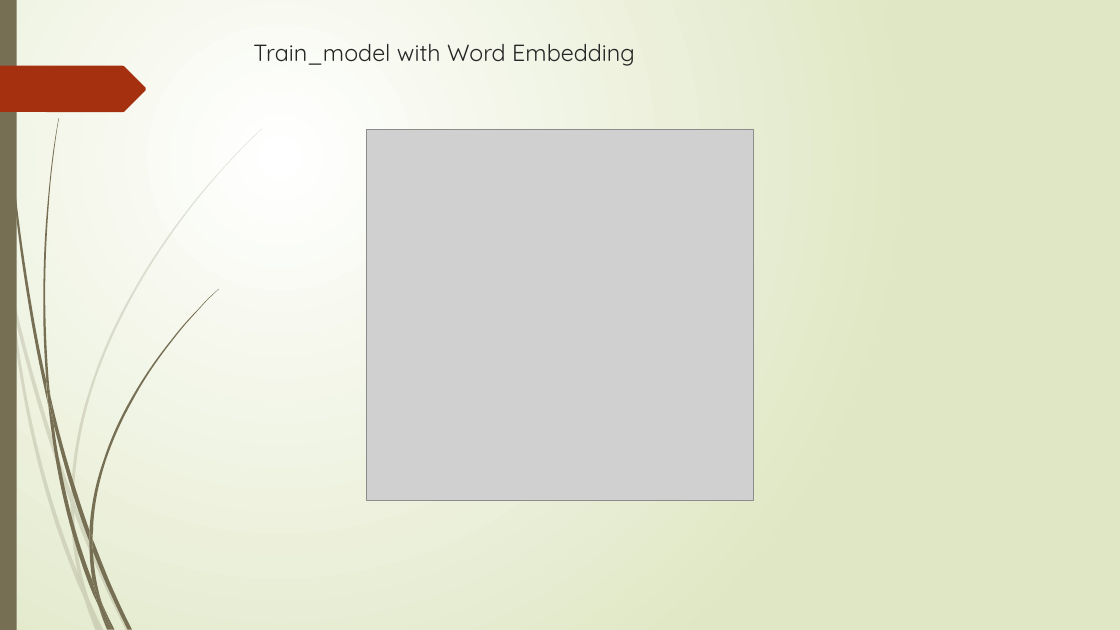
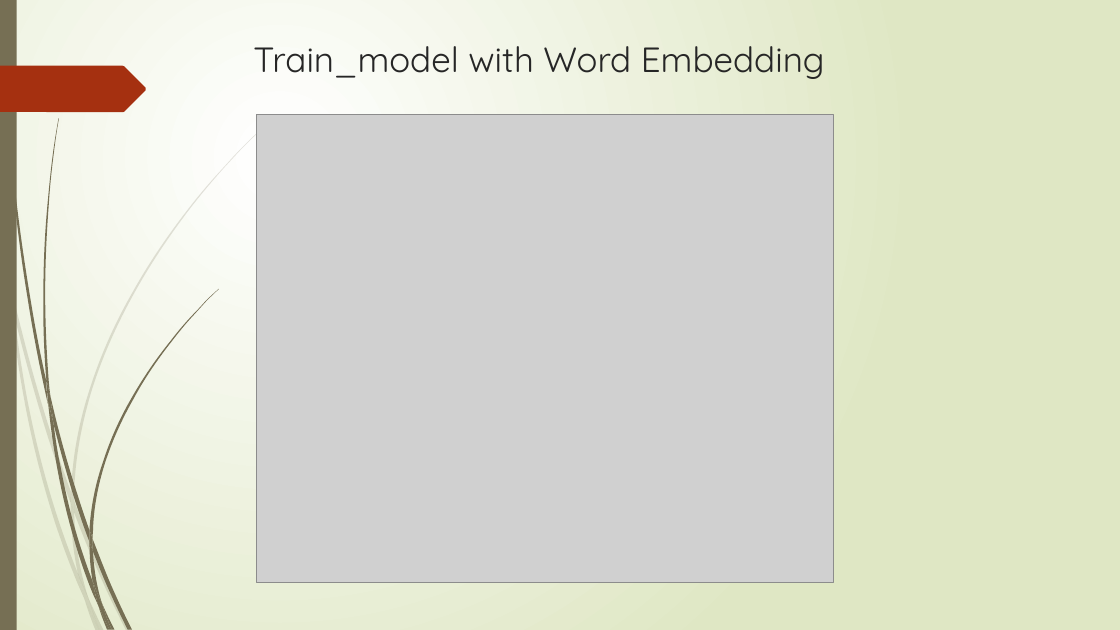
Before and after one commit to itsunilvithlani/2024_G7_Comment-Analyser, a slide deck: slide 10 of YouTube Comment Analyzer_presentation.pptx. Drawn at 1120x630 pixels with LibreOffice and Linux fonts; fonts in the diff are those of the drawing; grey boxes stand for pictures. Boxes give left, top, right and bottom in pixels: in the first picture for what was removed or moved away, otherwise in the second. Text is boxed around its words. In the diff, an @@ line names an element or a change of style, - is before the commit and + after.

```diff
--- a/YouTube Comment Analyzer_presentation.pptx
+++ b/YouTube Comment Analyzer_presentation.pptx
@@ title "Train_model with Word Embedding" at [253, 46, 825, 79]: size 20 to 30 pt @@
@@ picture: place and size @@
-picture at [366, 130, 753, 501]
+picture at [256, 115, 833, 583]
```
Also in this commit, not shown: 5 other slides changed, 9 slides added, 8 slides removed, 1 other file.
